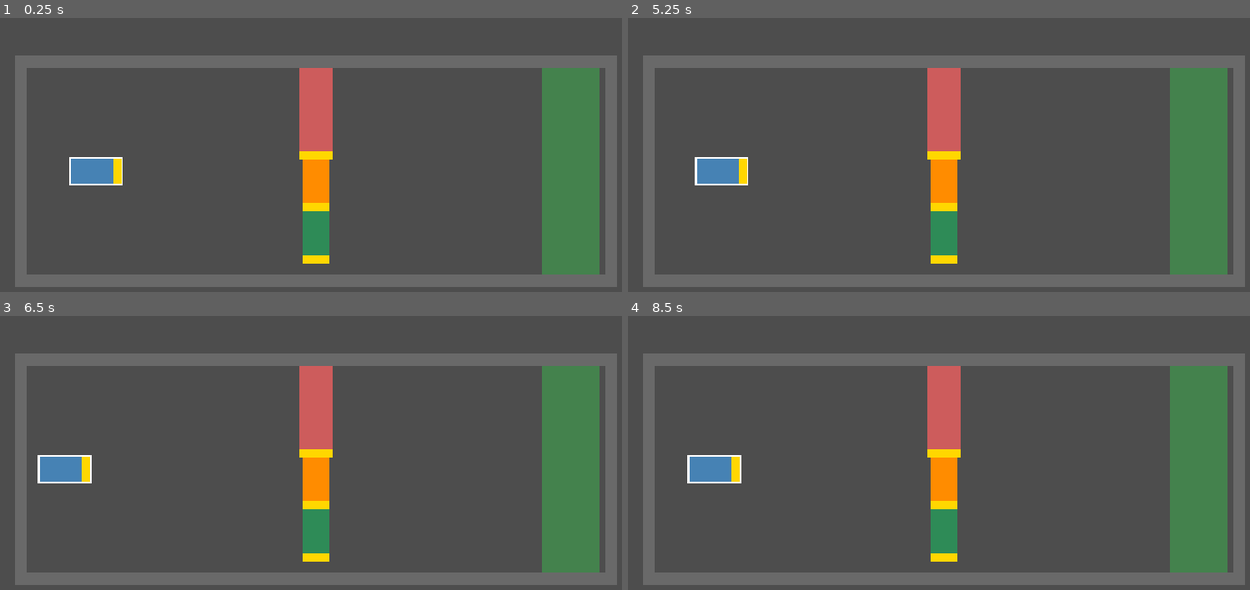
Above: before the commit, frames 1-4 (two rows, left to right).
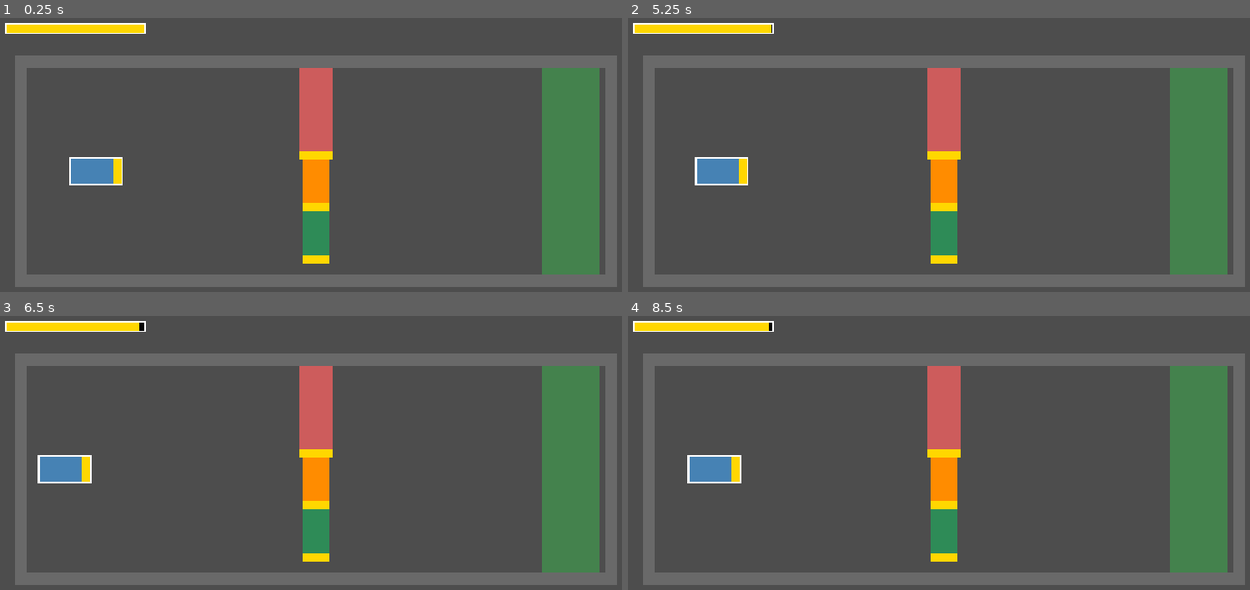
Above: after the commit, the same moments.

Repository: eshan014/carjam
Game: Godot game, scene res://main.tscn
The game is run twice, just before and just after one commit, with the same random seed, the same clock (stepped at 60 frames per second) and the same inputs. The project has no main scene, so this scene is started directly.
Inputs (mouse positions are in pixels of both pictures, inside the frame that each line leads up to):
- Up to frame 1 (0.25 s): no input
- Up to frame 2 (5.25 s): tap Enter at 0.5, 2, 3.5 s; move the mouse to (1088, 152) at 0.52 s; hold D 0.53-1.25 s; hold Shift 0.53-1.25 s; click (1088, 152) at 0.67 s; tap Space at 1.25, 2.75, 4.25 s; drag from (808, 190) to (907, 245) at 1.27 s; move the mouse to (1013, 89) at 2.02 s; hold D 2.03-2.75 s; tap Ctrl at 2.1 s; drag from (907, 245) to (746, 113) at 2.77 s; move the mouse to (1144, 226) at 3.52 s; hold A 3.53-4.25 s; tap 1 at 3.6 s; drag from (746, 113) to (845, 78) at 4.27 s; move the mouse to (976, 171) at 5.02 s; hold S from 5.03 s (still down); tap Alt at 5.1 s; click (976, 171) at 5.17 s
- Up to frame 3 (6.5 s): release S at 5.75 s; drag from (217, 376) to (180, 488) at 5.77 s
- Up to frame 4 (8.5 s): move the mouse to (1088, 450) at 6.52 s; hold W 6.53-7.25 s; hold R 6.53-7.25 s; drag from (808, 488) to (907, 543) at 7.27 s; move the mouse to (1013, 387) at 8.02 s; hold S from 8.03 s (still down); hold Shift from 8.03 s (still down)

The runs differ from the first frame. In frame 1, 0.9% of the frame differs, in the area x 0-24%, y 1-6%; in frame 2, 0.9%; in frame 3, 0.9%; in frame 4, 0.9%.

Commit message:
feat(core): add fuel

Diff:
--- a/src/core/car_model.gd
+++ b/src/core/car_model.gd
@@ -10,8 +10,12 @@
 	var target_steer := clampf(input.steer, -1.0, 1.0) * params.max_steer
 	next.steer = move_toward(state.steer, target_steer, params.steer_rate * dt)
 
+	# Without fuel the engine does nothing: the car only coasts or brakes.
+	var throttle := clampf(input.throttle, -1.0, 1.0)
+	if state.fuel <= 0.0:
+		throttle = 0.0
+
 	# Speed along the heading. Heavier cars accelerate slower (force / mass).
-	var throttle := clampf(input.throttle, -1.0, 1.0)
 	var speed := state.speed
 	if input.handbrake:
 		speed = move_toward(speed, 0.0, params.parking_drag() * dt)
@@ -26,6 +30,10 @@
 		speed += throttle * rate * dt
 	next.speed = clampf(speed, -params.max_reverse_speed, params.max_speed)
 
+	# Fuel burns in proportion to how hard the throttle is pressed.
+	if not input.handbrake:
+		next.fuel = maxf(0.0, state.fuel - absf(throttle) * params.fuel_burn * dt)
+
 	# Sideways slide and impact spin (from pushes) fade as the tires grip.
 	next.slide = state.slide.move_toward(Vector2.ZERO, params.lateral_grip * dt)
 	next.spin = move_toward(state.spin, 0.0, params.spin_grip * dt)
--- a/src/core/car_params.gd
+++ b/src/core/car_params.gd
@@ -17,6 +17,8 @@
 var steer_rate: float = 3.0
 var max_speed: float = 250.0
 var max_reverse_speed: float = 100.0
+var fuel_capacity: float = 100.0
+var fuel_burn: float = 5.0
 
 
 static func compact() -> CarParams:
@@ -37,6 +39,8 @@
 	result.max_steer = 0.45
 	result.max_speed = 180.0
 	result.max_reverse_speed = 70.0
+	result.fuel_capacity = 200.0
+	result.fuel_burn = 12.0
 	return result
 
 
--- a/src/core/car_state.gd
+++ b/src/core/car_state.gd
@@ -9,6 +9,7 @@
 var steer: float = 0.0
 var slide: Vector2 = Vector2.ZERO
 var spin: float = 0.0
+var fuel: float = INF
 
 
 func copy() -> CarState:
@@ -19,4 +20,5 @@
 	result.steer = steer
 	result.slide = slide
 	result.spin = spin
+	result.fuel = fuel
 	return result
--- a/src/core/level_loader.gd
+++ b/src/core/level_loader.gd
@@ -68,7 +68,12 @@
 	if not _is_number(degrees):
 		return "Car %d 'heading' must be a number (degrees)" % index
 
+	var fuel: Variant = entry.get("fuel", params.fuel_capacity)
+	if not _is_number(fuel) or float(fuel) < 0.0:
+		return "Car %d 'fuel' must be a number, 0 or more" % index
+
 	var car := SimCar.make(start, deg_to_rad(float(degrees)), params)
+	car.state.fuel = float(fuel)
 	world.add_car(car)
 	if entry.get("primary", false) == true:
 		if world.primary != null:
--- a/src/core/sim_car.gd
+++ b/src/core/sim_car.gd
@@ -14,6 +14,7 @@
 	result.params = car_params
 	result.state.position = start
 	result.state.heading = heading
+	result.state.fuel = car_params.fuel_capacity
 	return result
 
 
--- a/src/core/sim_world.gd
+++ b/src/core/sim_world.gd
@@ -22,6 +22,16 @@
 	if goal == null or primary == null:
 		return false
 	return goal.contains_point(primary.state.position)
+
+
+## True when nothing can add energy to the puzzle any more: every car is out of fuel.
+func is_lost() -> bool:
+	if is_won() or cars.is_empty():
+		return false
+	for car in cars:
+		if car.state.fuel > 0.0:
+			return false
+	return true
 
 
 func step(dt: float) -> void:
--- a/src/game/main.gd
+++ b/src/game/main.gd
@@ -54,9 +54,12 @@
 		draw_rect(Rect2(Vector2(half.x - 15.0, -half.y), Vector2(15.0, half.y * 2.0)), Color.GOLD)
 		if car == _driven:
 			draw_rect(Rect2(-half, half * 2.0), Color.WHITE, false, 3.0)
-	if _world.is_won():
 		draw_set_transform(Vector2.ZERO, 0.0)
-		_draw_text("SOLVED! Press R to reset", Color.WHITE)
+		_draw_fuel_bar()
+		if _world.is_won():
+			_draw_text("SOLVED! Press R to reset", Color.WHITE)
+		elif _world.is_lost():
+			_draw_text("OUT OF FUEL. Press R to retry", Color.TOMATO)
 
 
 func _draw_box(box: OrientedBox, color: Color) -> void:
@@ -68,6 +71,15 @@
 	draw_string(
 		ThemeDB.fallback_font, Vector2(40.0, 50.0), text, HORIZONTAL_ALIGNMENT_LEFT, -1.0, 32, color
 	)
+
+
+func _draw_fuel_bar() -> void:
+	var fraction := clampf(_driven.state.fuel / _driven.params.fuel_capacity, 0.0, 1.0)
+	var bar := Rect2(Vector2(40.0, 70.0), Vector2(240.0, 16.0))
+	draw_rect(bar, Color(0.0, 0.0, 0.0, 0.5))
+	var color := Color.GOLD if fraction > 0.25 else Color.TOMATO
+	draw_rect(Rect2(bar.position, Vector2(bar.size.x * fraction, bar.size.y)), color)
+	draw_rect(bar, Color.WHITE, false, 2.0)
 
 
 func _reset() -> void:
--- /dev/null
+++ b/tests/unit/test_fuel.gd
@@ -0,0 +1,67 @@
+extends GutTest
+
+const DT := 1.0 / 60.0
+
+var _params: CarParams
+
+
+func before_each() -> void:
+	_params = CarParams.new()
+
+
+func _run(state: CarState, input: CarInput, seconds: float) -> CarState:
+	var current := state
+	for _i in range(roundi(seconds / DT)):
+		current = CarModel.step(current, input, _params, DT)
+	return current
+
+
+func test_fuel_burns_with_throttle() -> void:
+	var start := CarState.new()
+	start.fuel = 10.0
+	var end := _run(start, CarInput.make(1.0, 0.0), 1.0)
+	assert_almost_eq(end.fuel, 5.0, 0.01)
+
+
+func test_no_throttle_burns_no_fuel() -> void:
+	var start := CarState.new()
+	start.fuel = 10.0
+	var end := _run(start, CarInput.new(), 2.0)
+	assert_eq(end.fuel, 10.0)
+
+
+func test_handbrake_burns_no_fuel() -> void:
+	var start := CarState.new()
+	start.fuel = 10.0
+	start.speed = 50.0
+	var end := _run(start, CarInput.make(1.0, 0.0, true), 0.5)
+	assert_eq(end.fuel, 10.0)
+
+
+func test_empty_tank_gives_no_acceleration() -> void:
+	var start := CarState.new()
+	start.fuel = 0.0
+	var end := _run(start, CarInput.make(1.0, 0.0), 1.0)
+	assert_eq(end.speed, 0.0)
+	assert_eq(end.position, Vector2.ZERO)
+
+
+func test_empty_tank_car_coasts_to_a_stop() -> void:
+	var start := CarState.new()
+	start.fuel = 0.0
+	start.speed = 50.0
+	var end := _run(start, CarInput.make(1.0, 0.0), 5.0)
+	assert_eq(end.speed, 0.0)
+	assert_gt(end.position.x, 0.0)
+
+
+func test_fuel_never_goes_negative() -> void:
+	var start := CarState.new()
+	start.fuel = 0.01
+	var end := _run(start, CarInput.make(1.0, 0.0), 1.0)
+	assert_eq(end.fuel, 0.0)
+
+
+func test_default_state_has_unlimited_fuel() -> void:
+	var end := _run(CarState.new(), CarInput.make(1.0, 0.0), 30.0)
+	assert_true(is_inf(end.fuel))
--- a/tests/unit/test_level_loader.gd
+++ b/tests/unit/test_level_loader.gd
@@ -103,3 +103,32 @@
 			assert_eq(result.error, "", file_name)
 			checked += 1
 	assert_gt(checked, 0)
+
+
+func test_fuel_defaults_to_full_tank() -> void:
+	var result := LevelLoader.from_dictionary(_valid_level())
+	assert_eq(result.world.cars[0].state.fuel, 100.0)
+	assert_eq(result.world.cars[1].state.fuel, 200.0)
+
+
+func test_fuel_can_be_set_per_car() -> void:
+	var data := _valid_level()
+	data["cars"][0]["fuel"] = 40
+	var result := LevelLoader.from_dictionary(data)
+	assert_eq(result.world.cars[0].state.fuel, 40.0)
+
+
+func test_negative_fuel_is_an_error() -> void:
+	var data := _valid_level()
+	data["cars"][0]["fuel"] = -5
+	var result := LevelLoader.from_dictionary(data)
+	assert_null(result.world)
+	assert_string_contains(result.error, "fuel")
+
+
+func test_non_number_fuel_is_an_error() -> void:
+	var data := _valid_level()
+	data["cars"][0]["fuel"] = "lots"
+	var result := LevelLoader.from_dictionary(data)
+	assert_null(result.world)
+	assert_string_contains(result.error, "fuel")
--- a/tests/unit/test_sim_world.gd
+++ b/tests/unit/test_sim_world.gd
@@ -85,3 +85,26 @@
 	truck.input = CarInput.make(1.0, 0.0)
 	_run(2.5)
 	assert_gt(compact.state.heading, 0.05)
+
+
+func test_car_starts_with_full_tank() -> void:
+	var car := _add_car(0, 0, 0.0, CarParams.truck())
+	assert_eq(car.state.fuel, 200.0)
+
+
+func test_lost_when_every_car_is_out_of_fuel() -> void:
+	var first := _add_car(0, 0, 0.0, CarParams.compact())
+	var second := _add_car(300, 0, 0.0, CarParams.compact())
+	first.state.fuel = 0.0
+	assert_false(_world.is_lost())
+	second.state.fuel = 0.0
+	assert_true(_world.is_lost())
+
+
+func test_won_level_is_never_lost() -> void:
+	var car := _add_car(0, 0, 0.0, CarParams.compact())
+	car.state.fuel = 0.0
+	_world.primary = car
+	_world.goal = OrientedBox.make(Vector2.ZERO, 0.0, Vector2(50, 50))
+	assert_true(_world.is_won())
+	assert_false(_world.is_lost())
Not shown, added: tests/unit/test_fuel.gd.uid
